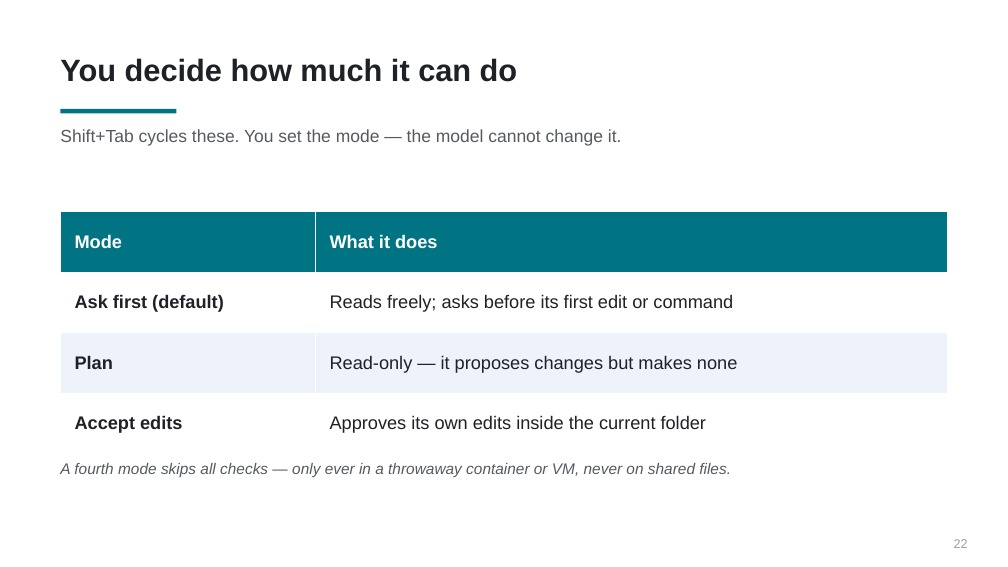
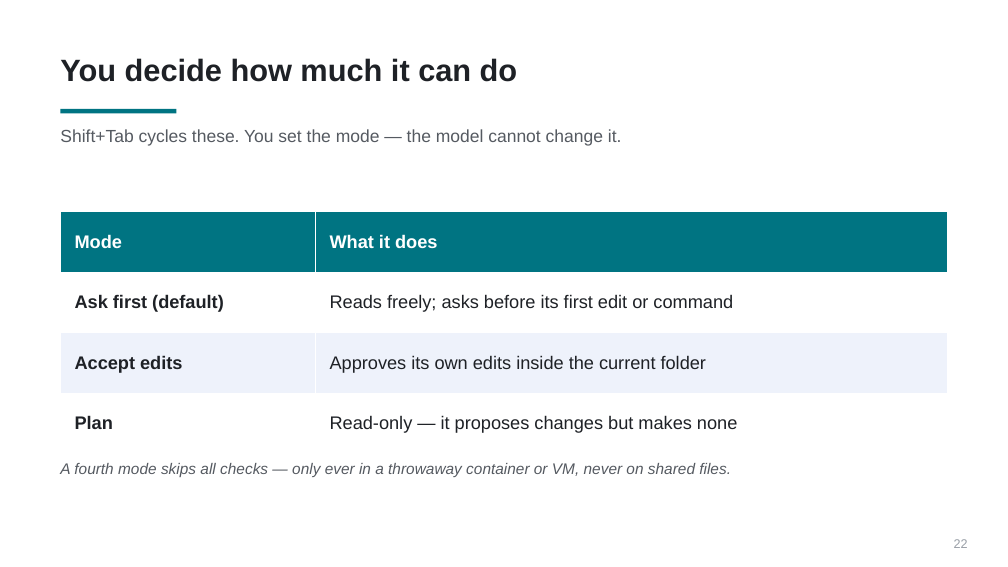
Before and after one commit to PursuitOfDataScience/uchicago-workshops, a slide deck: slide 22 of claude-code-tutorial/claude-code-tutorial.pptx. Drawn at 1008x567 pixels with LibreOffice and Linux fonts; fonts in the diff are those of the drawing. Boxes give left, top, right and bottom in pixels: in the first picture for what was removed or moved away, otherwise in the second. Text is boxed around its words. In the diff, an @@ line names an element or a change of style, - is before the commit and + after.

```diff
--- a/claude-code-tutorial/claude-code-tutorial.pptx
+++ b/claude-code-tutorial/claude-code-tutorial.pptx
@@ table at box(60, 212, 948, 454) @@
+row 3: Accept edits | Approves its own edits inside the current folder
-row 4: Accept edits | Approves its own edits inside the current folder
```
Also in this commit, not shown: 17 other slides changed, 21 other files.
